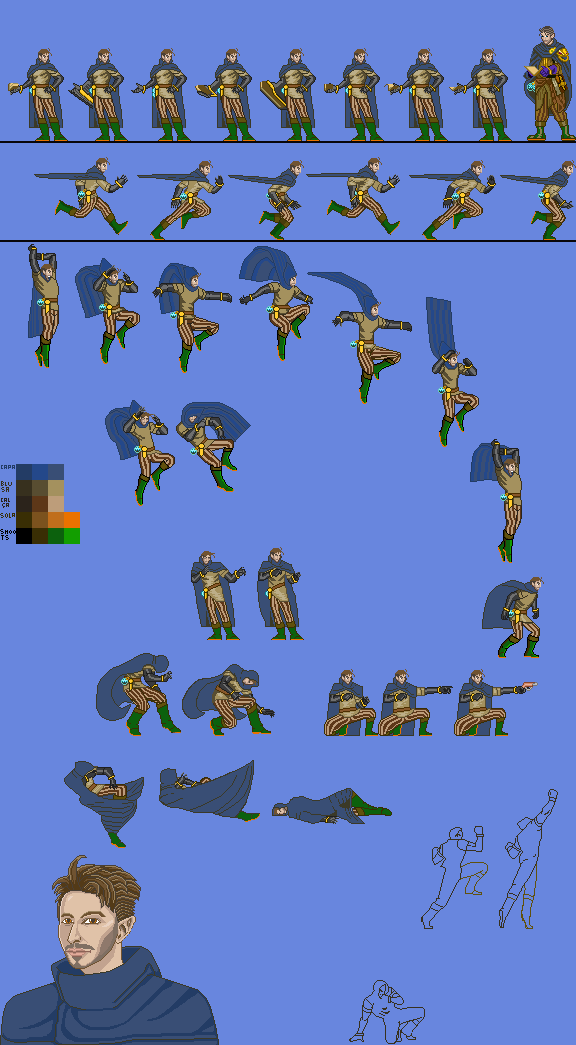
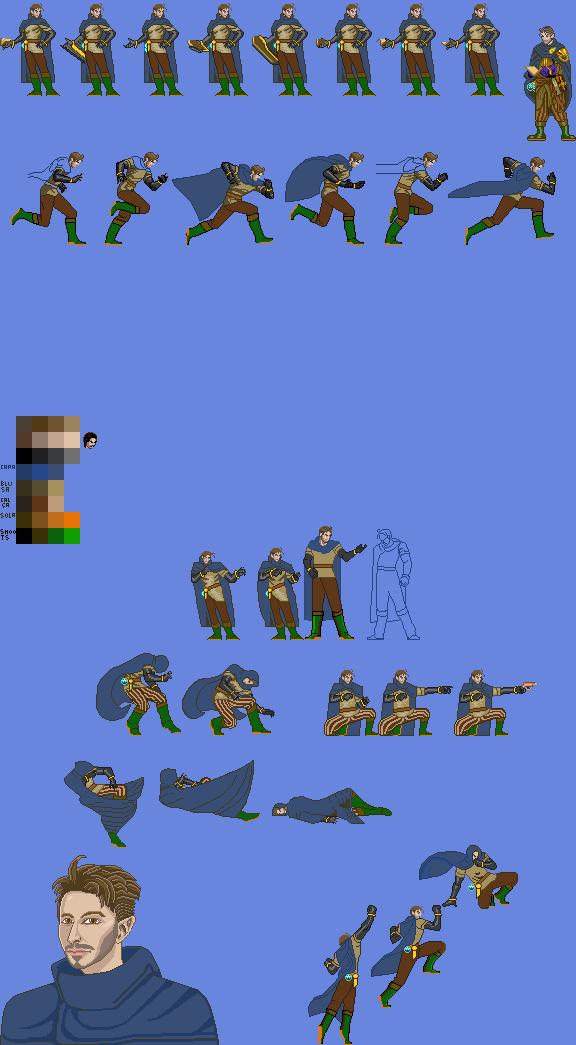
The second 576x1045 image is a revision of the first. Changes to its layers:
removed layer "Copiar de Pintar camada 3" over <box>0,192,576,320</box>
removed layer "Pintar camada 3" (1st of 2) over <box>0,128,576,192</box>
painted on "Copiar de Crouch" (1st of 2) over <box>450,640,512,832</box>
painted on "Copiar de Crouch" (2nd of 2) over <box>128,448,420,640</box>
painted on "Hit" (1st of 2) over <box>0,84,166,506</box>
painted on "Pintar camada 1" (1st of 3) over <box>272,512,558,1045</box>
added layer "Pintar camada 1" (2nd of 3) above "Pintar camada 4" over <box>272,552,558,1045</box>
hid "Pintar camada 4", painted on it over <box>64,320,512,512</box>
hid "Jump", painted on it over <box>0,192,576,658</box>
added layer "Pintar camada 1" (3rd of 3) above "Run" over <box>16,400,160,506</box>
painted on "Run" over <box>0,3,576,1045</box>
painted on "idle" over <box>0,3,576,512</box>
painted on "Copiar de Pintar camada 1" over <box>0,3,576,192</box>
painted on "Plano de fundo" over <box>0,3,576,1045</box>
